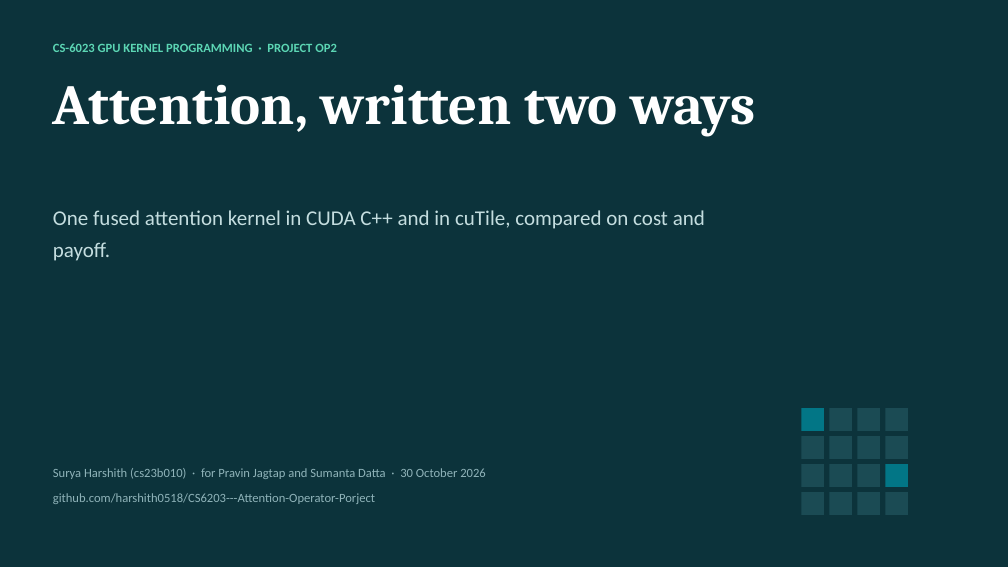
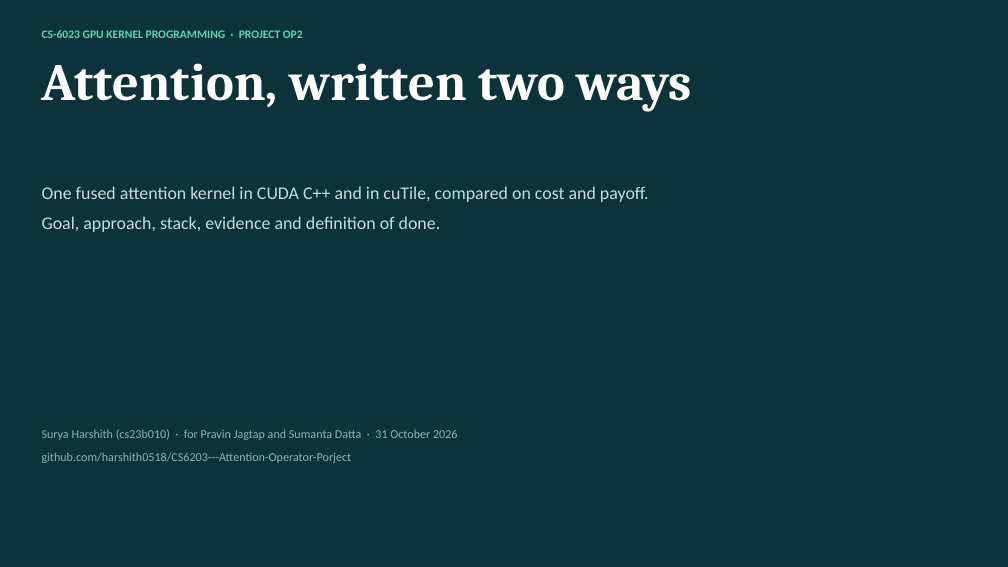
Before and after one commit to harshith0518/CS6203---Attention-Operator-Porject, a slide deck: slide 1 of docs/op2-attention-slides.pptx. Drawn at 1008x567 pixels with LibreOffice and Linux fonts; fonts in the diff are those of the drawing. Boxes give left, top, right and bottom in pixels: in the first picture for what was removed or moved away, otherwise in the second. Text is boxed around its words. In the diff, an @@ line names an element or a change of style, - is before the commit and + after.

Commit message:
Deck: rebuild as a dense 10-slide project picture for the mentors
Covers what was missing: problem and goal with the traffic arithmetic, the six
variants with per-variant CUDA vs cuTile, the two implementations, the installed
stack and what sm_86 cannot do, the measurement protocol and metrics, six
falsifiable acceptance checks, the seven-day schedule with a cut list, references
with links, and risks plus three questions.

Two layout defects found by rendering and fixed: the four-column reference list
wrapped titles onto their own URLs (now three columns), and the software table
grew under PowerPoint's row auto-fit and clipped its last row behind a panel
(panels moved down; row heights are minimums, not measurements).

```diff
--- a/docs/op2-attention-slides.pptx
+++ b/docs/op2-attention-slides.pptx
@@ text "CS-6023 GPU KERNEL PROGRAMMING · ...": place and size @@
-text "CS-6023 GPU KERNEL PROGRAMMING · ..." at box(53, 43, 337, 52)
+text "CS-6023 GPU KERNEL PROGRAMMING · ..." at box(42, 30, 303, 38)
@@ text "CS-6023 GPU KERNEL PROGRAMMING · ..." at box(42, 30, 303, 38): size 12 to 11 pt; line spacing 1.14 to 1.1; less space between paragraphs @@
@@ text "Attention, written two ways": place and size @@
-text "Attention, written two ways" at box(53, 84, 756, 137)
+text "Attention, written two ways" at box(42, 63, 692, 112)
@@ text "Attention, written two ways" at box(42, 63, 692, 112): size 54 to 50 pt; line spacing 1.05 to 1.02; less space between paragraphs @@
@@ text "One fused attention kernel in ...": place and size @@
-text "One fused attention kernel in ..." at box(53, 210, 705, 261)
+text "One fused attention kernel in ..." at box(42, 186, 649, 232)
@@ text at box(42, 186, 649, 202): size 20 to 17 pt in "One fused attention kernel in CUDA C++ ..."; line spacing 1.3 to 1.35; less space between paragraphs @@
@@ text at box(42, 216, 441, 232): paragraph added @@
+Goal, approach, stack, evidence and definition of done.
@@ rectangle removed at box(802, 408, 824, 431) @@
@@ rectangle removed at box(830, 408, 852, 431) @@
@@ rectangle removed at box(858, 408, 880, 431) @@
@@ rectangle removed at box(885, 408, 908, 431) @@
@@ text at box(42, 429, 457, 440): text changed; size 12 to 11.5 pt @@
-Surya Harshith (cs23b010) · for Pravin Jagtap and Sumanta Datta · 30 October 2026
+Surya Harshith (cs23b010) · for Pravin Jagtap and Sumanta Datta · 31 October 2026
@@ text "Surya Harshith (cs23b010) · for ...": place and size @@
-text "Surya Harshith (cs23b010) · for ..." at box(53, 468, 486, 504)
+text "Surya Harshith (cs23b010) · for ..." at box(42, 429, 457, 463)
@@ rectangle removed at box(802, 436, 824, 459) @@
@@ rectangle removed at box(830, 436, 852, 459) @@
@@ rectangle removed at box(858, 436, 880, 459) @@
@@ rectangle removed at box(885, 436, 908, 459) @@
@@ text at box(42, 452, 352, 463): size 12 to 11.5 pt in "github.com/harshith0518/CS6203---Attention-Operator-Porject"; less space between paragraphs @@
@@ rectangle removed at box(802, 464, 824, 487) @@
@@ rectangle removed at box(830, 464, 852, 487) @@
@@ rectangle removed at box(858, 464, 880, 487) @@
@@ rectangle removed at box(885, 464, 908, 487) @@
@@ rectangle removed at box(802, 492, 824, 515) @@
@@ rectangle removed at box(830, 492, 852, 515) @@
@@ rectangle removed at box(858, 492, 880, 515) @@
@@ rectangle removed at box(885, 492, 908, 515) @@
```
Also in this commit, not shown: 2 other slides changed, 7 slides added, 4 slides removed, 1 other file.
